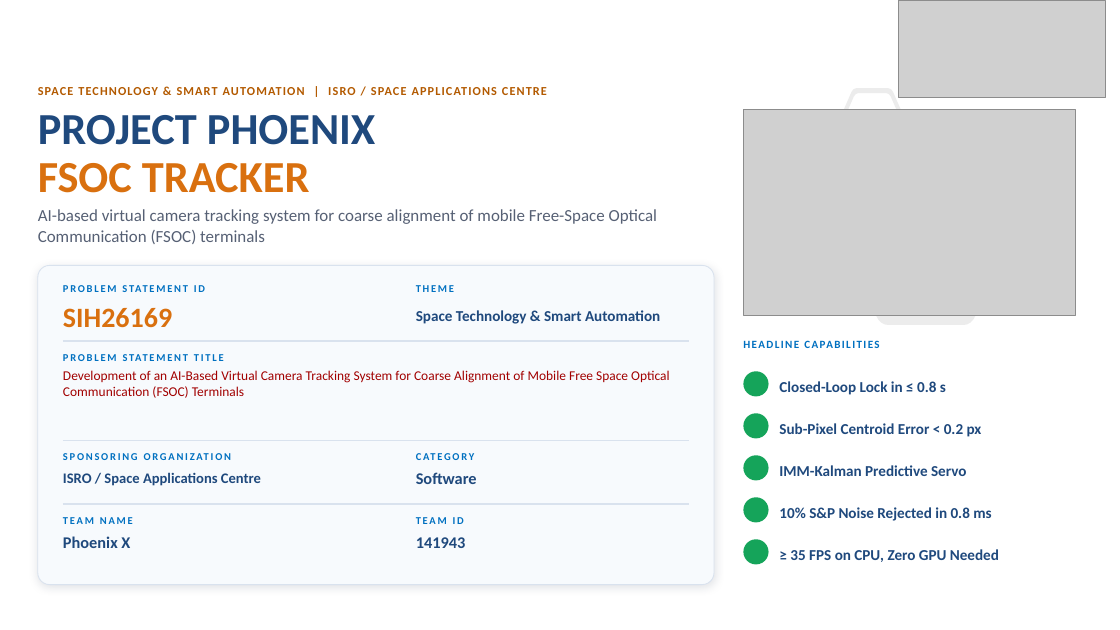
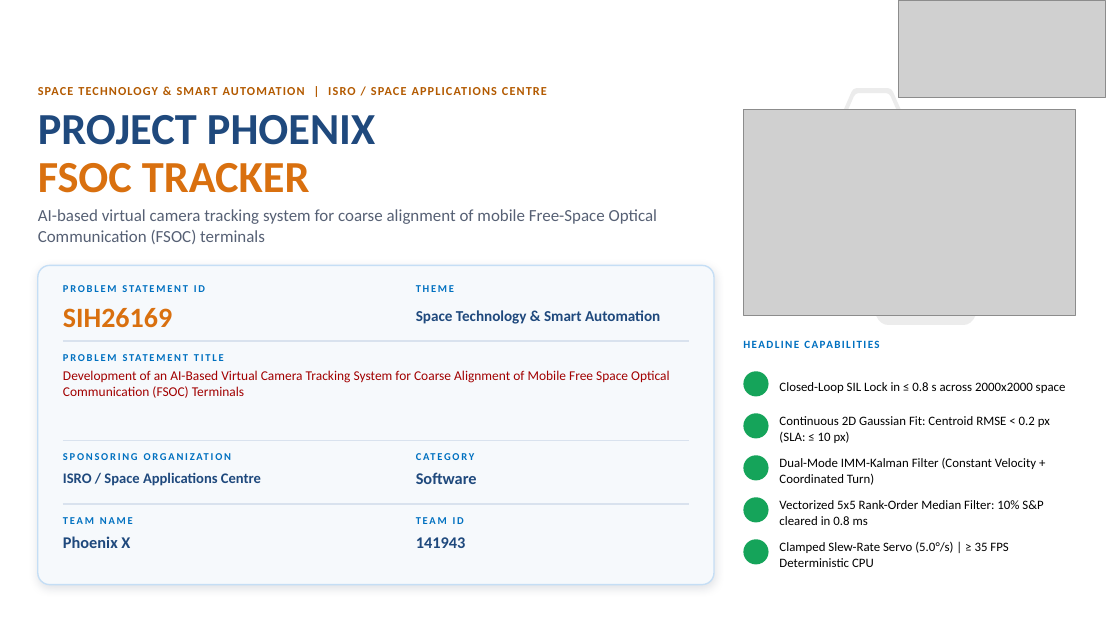
Before and after one commit to jvstin47/SIH-26169-Virtual-Camera-Tracking, a slide deck: slide 1 of Phoenix_X_SIH26169_Final.pptx. Drawn at 1120x630 pixels with LibreOffice and Linux fonts; fonts in the diff are those of the drawing; grey boxes stand for pictures; background and template pictures are left out. Boxes give left, top, right and bottom in pixels: in the first picture for what was removed or moved away, otherwise in the second. Text is boxed around its words. In the diff, an @@ line names an element or a change of style, - is before the commit and + after.

Commit message:
feat(presentation): add verified clickable DOIs, mathematical formulations, named algorithms, and modern pastel theme

```diff
--- a/Phoenix_X_SIH26169_Final.pptx
+++ b/Phoenix_X_SIH26169_Final.pptx
@@ rounded rectangle at [38, 266, 714, 585]: fill #F7FAFD to #F6F9FC; outline #D9E2EE 0.75 pt to #C5DEF5 1.2 pt @@
@@ text at [779, 382, 1066, 393]: text changed; size 13 to 11 pt; text colour #1F497D to #000000; bold off @@
-Closed-Loop Lock in ≤ 0.8 s
+Closed-Loop SIL Lock in ≤ 0.8 s across 2000x2000 space
@@ text at [779, 416, 1050, 443]: text changed; size 13 to 11 pt; text colour #1F497D to #000000; bold off @@
-Sub-Pixel Centroid Error < 0.2 px
+Continuous 2D Gaussian Fit: Centroid RMSE < 0.2 px (SLA: ≤ 10 px)
@@ text at [779, 458, 1036, 485]: text changed; size 13 to 11 pt; text colour #1F497D to #000000; bold off @@
-IMM-Kalman Predictive Servo
+Dual-Mode IMM-Kalman Filter (Constant Velocity + Coordinated Turn)
@@ text at [779, 500, 1043, 525]: text changed; size 13 to 11 pt; text colour #1F497D to #000000; bold off @@
-10% S&P Noise Rejected in 0.8 ms
+Vectorized 5x5 Rank-Order Median Filter: 10% S&P cleared in 0.8 ms
@@ text at [779, 541, 1008, 567]: text changed; size 13 to 11 pt; text colour #1F497D to #000000; bold off @@
-≥ 35 FPS on CPU, Zero GPU Needed
+Clamped Slew-Rate Servo (5.0°/s) | ≥ 35 FPS Deterministic CPU
```
Also in this commit, not shown: 5 other slides changed, 4 other files.
